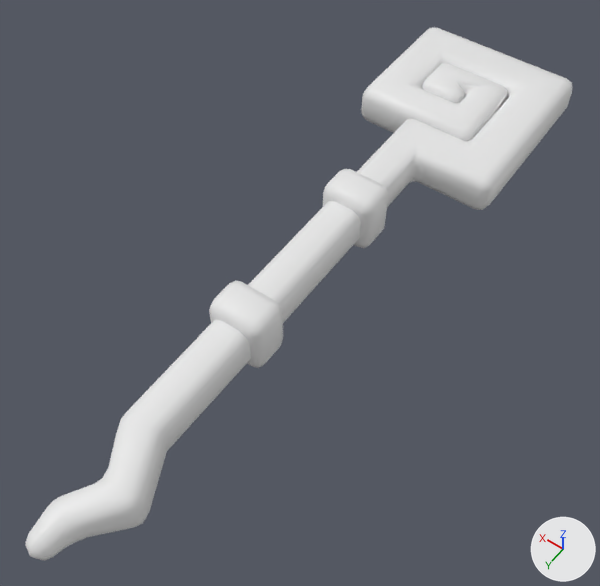
The FBX model Assets/000.Eeeeden/00-Fbxs/00-Character/02-Character/04-Blue/Bule-Lv2-Wizard-WP.fbx as it was, and as the next commit left it.
Both versions are drawn from a camera (50 mm lens) standing at (-0.461, 0.656, 0.957) and looking at (-0.013, 0.028, -0.029). Arrows for +X, +Y and +Z are at lower right; the lights stay in place. Where no turn or scale is listed for an object, it has been applied to the vertices.

Objects in the first picture: 'Bule-Lv2-Wizard-WP'.
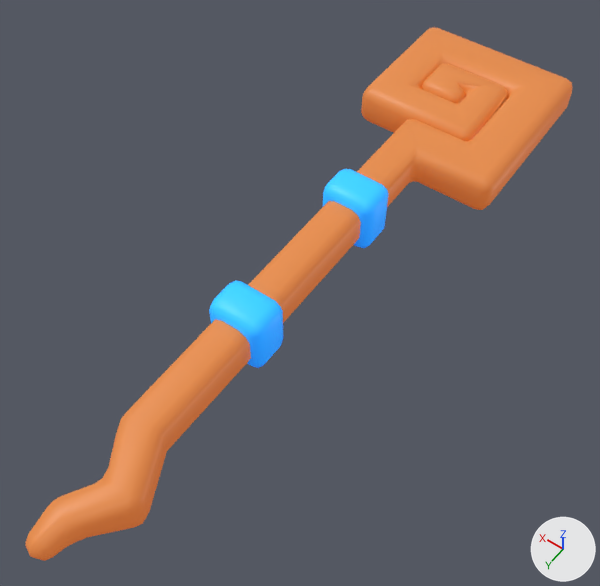
Pixel boxes (x1, y1, x2, y2) of what changed, in the pictures (600 x 586 px):
'Bule-Lv2-Wizard-WP', recoloured (white to orange): (25, 27, 572, 561) in both

The change, as a list of edits to the scene's bpy script:
```text
Add img_block_bm_png:
    img_block_bm_png = load_image('Block-BM.png', '../../../../01-Image/99-Photoshop/Block-BM.png', 1000, 1000, 'sRGB')
Add img_block_em_png:
    img_block_em_png = load_image('Block-EM.png', '../../../../01-Image/99-Photoshop/Block-EM.png', 1000, 1000, 'sRGB')
Add mat_main:
    mat_main = bpy.data.materials.new('Main')
    # uses the picture img_block_bm_png
    # uses the picture img_block_em_png
Change me_bule_lv2_wizard_wp:
    where me_bule_lv2_wizard_wp.from_pydata(...)  # 516 vertices, 522 faces; spans x -0.164..0.133, y -0.601..0.548, z -0.046..0.055
    add me_bule_lv2_wizard_wp.materials.append(mat_main)
```
